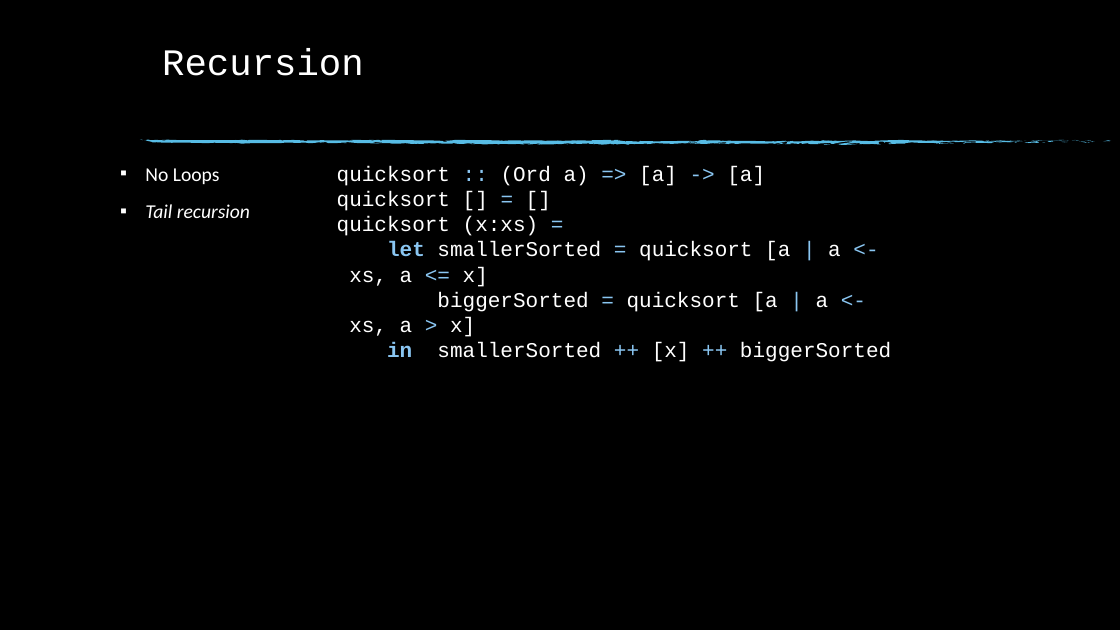
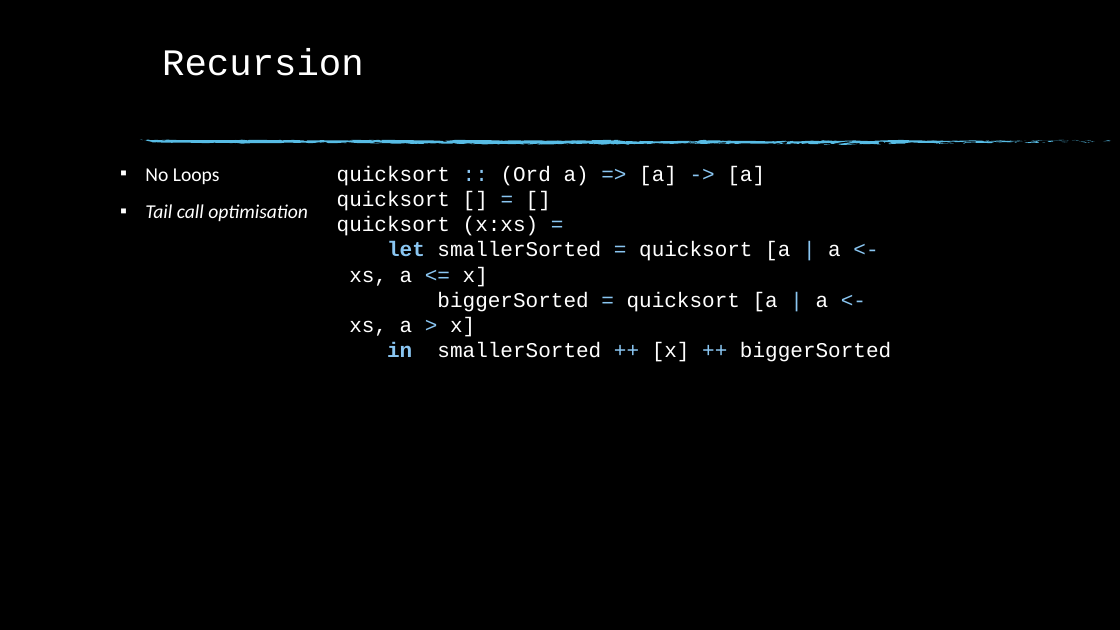
Before and after one commit to anuragjaiswal/haskell-ppt, a slide deck: slide 29 of Haskell.pptx (slide 21 before the commit). Drawn at 1120x630 pixels with LibreOffice and Linux fonts; fonts in the diff are those of the drawing; background and template pictures are left out. Boxes give left, top, right and bottom in pixels: in the first picture for what was removed or moved away, otherwise in the second. Text is boxed around its words. In the diff, an @@ line names an element or a change of style, - is before the commit and + after.

```diff
--- a/Haskell.pptx
+++ b/Haskell.pptx
@@ text at bbox=[145, 204, 308, 221]: text changed @@
-▪ Tail recursion
+▪ Tail call optimisation
```
Also in this commit, not shown: 7 other slides changed, 11 slides added, 2 slides removed.
